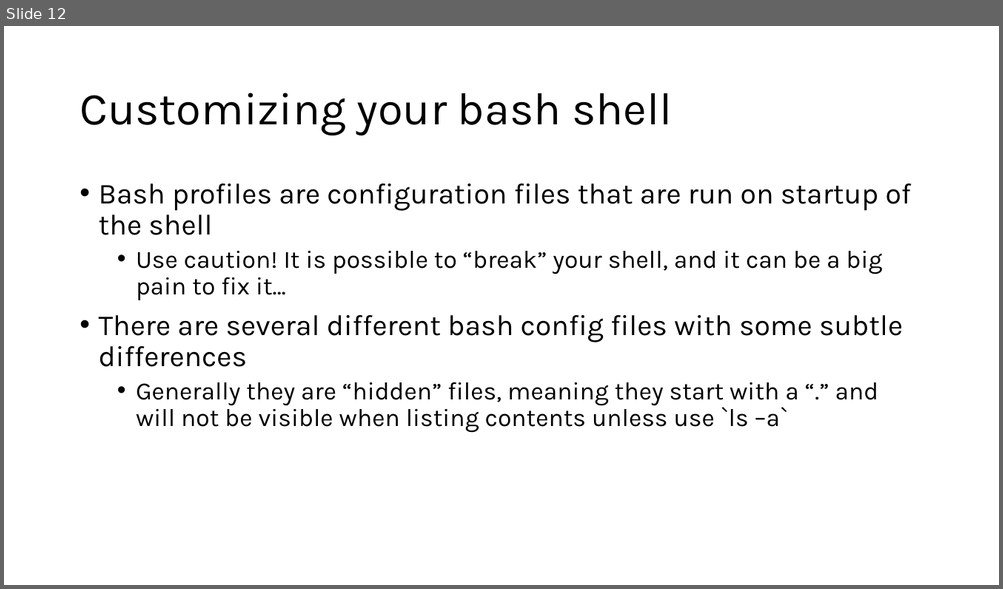
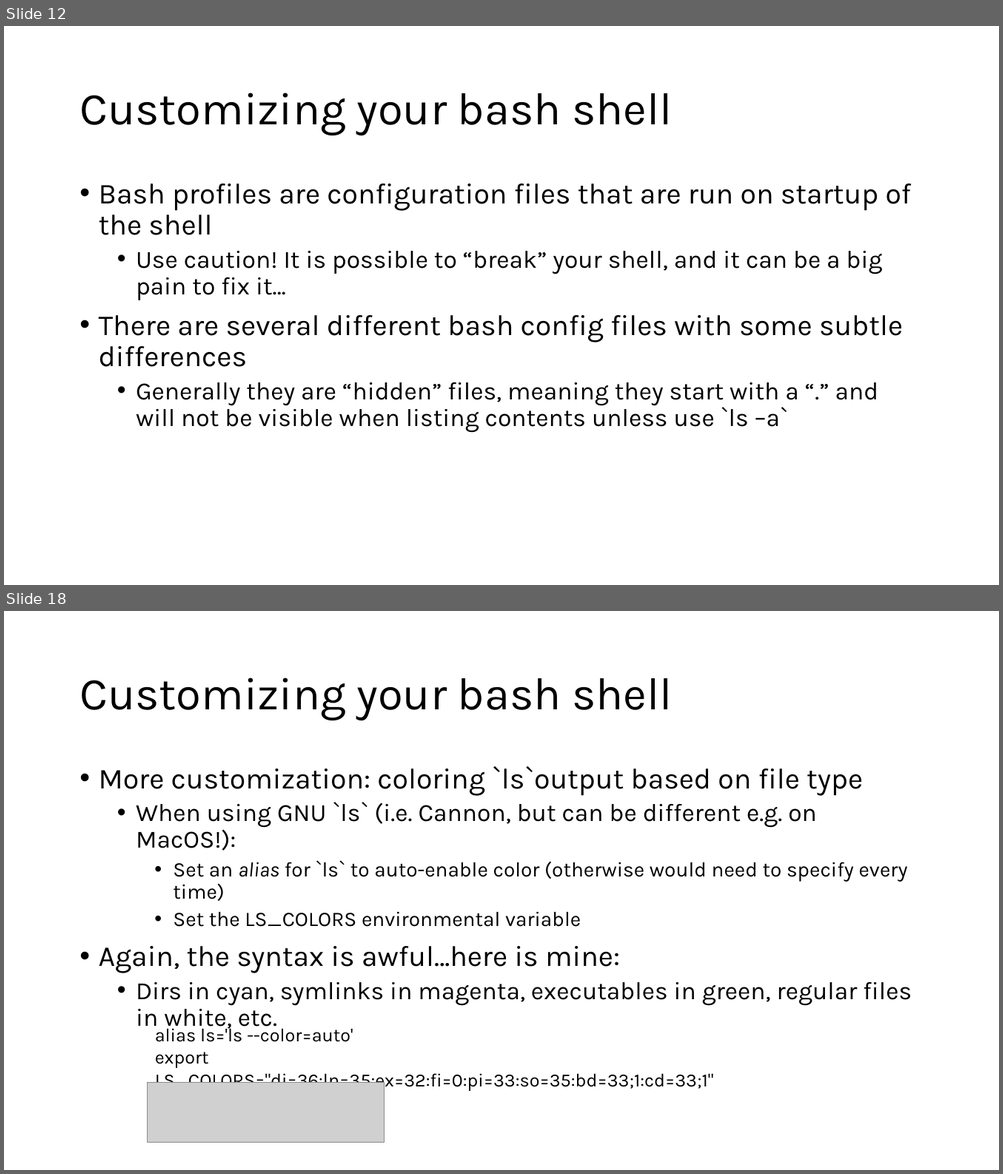
Before and after one commit to harvardinformatics/short-trainings, a slide deck: cmd-line-101/cmdline_tips_draft.pptx. Shown one above the other, each under a label of ours: slide 12 before the commit, slides 12 and 18 after it; the slides between them are not shown. The pictures are 1003x589 and 1003x1174 pixels, drawn with LibreOffice and Linux fonts; fonts in the diff are those of the drawing; grey boxes stand for pictures. Boxes give left, top, right and bottom in pixels: in the first picture for what was removed or moved away, otherwise in the second. Text is boxed around its words. In the diff, an @@ line names an element or a change of style, - is before the commit and + after.

Commit message:
added shell customization to cmdline_tips

```diff
--- a/cmd-line-101/cmdline_tips_draft.pptx
+++ b/cmd-line-101/cmdline_tips_draft.pptx
@@ slide 18 added at bbox=[4, 611, 999, 1170], background #FFFFFF @@
@@ title added at bbox=[79, 678, 672, 721], 44 pt, text #000000 @@
+Customizing your bash shell
@@ text added at bbox=[99, 766, 911, 1033], 24 pt, text #000000 @@
+• More customization: coloring `ls`output based on file type
+  • When using GNU `ls` (i.e. Cannon, but can be different e.g. on MacOS!):
+    • Set an alias for `ls` to auto-enable color (otherwise would need to specify every time)
+    • Set the LS_COLORS environmental variable
+• Again, the syntax is awful…here is mine:
+  • Dirs in cyan, symlinks in magenta, executables in green, regular files in white, etc.
@@ text added at bbox=[155, 1025, 714, 1091], 18 pt, text #000000 @@
+alias ls='ls --color=auto'
+export LS_COLORS="di=36:ln=35:ex=32:fi=0:pi=33:so=35:bd=33;1:cd=33;1"
@@ picture added at bbox=[148, 1082, 384, 1143] @@
```
Also in this commit, not shown: 1 slide changed, 4 other slides added.
